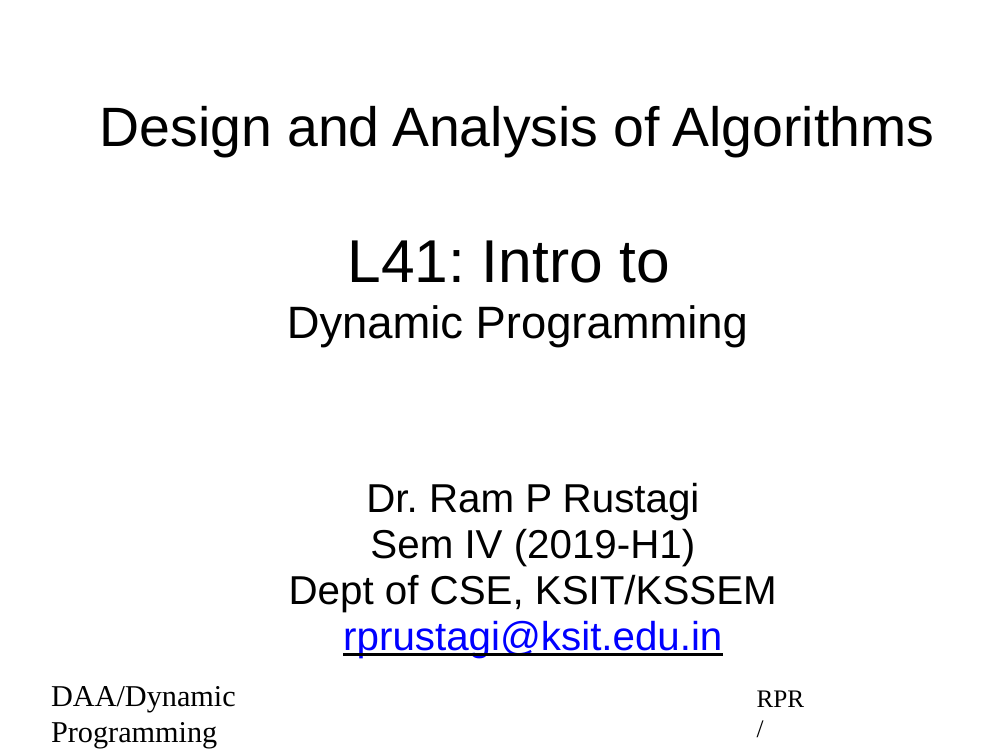
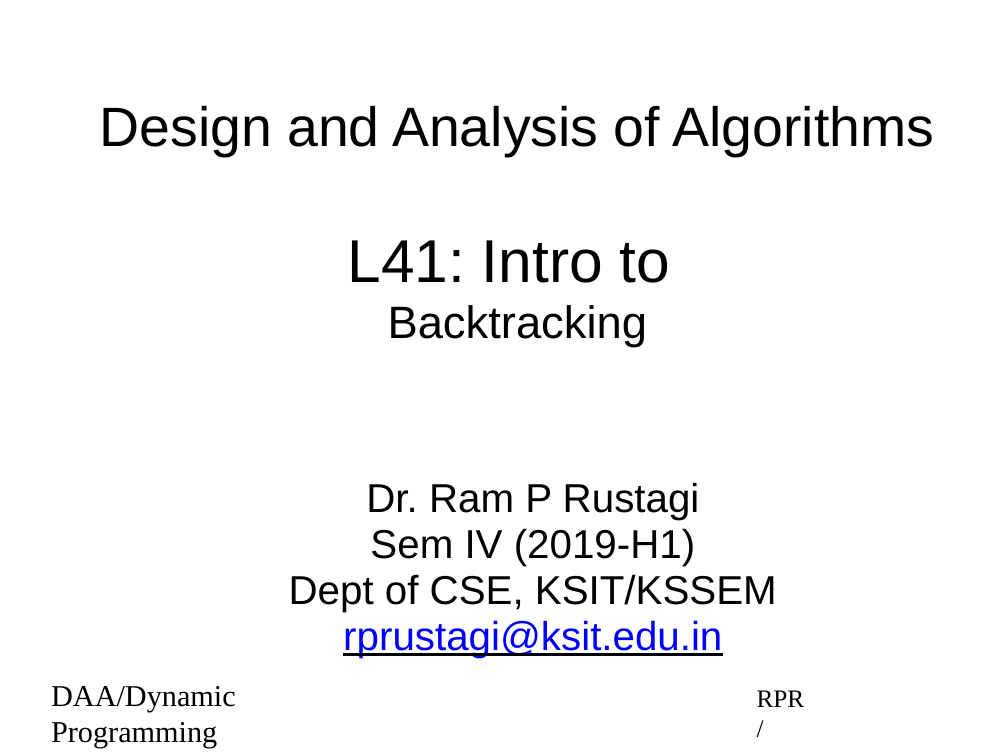
Before and after one commit to rprustagi/2019-17CS43-DAA, a slide deck: slide 1 of Slides-RPR/2019-H1-DAA-L41-BackTrack-Intro.pptx. Drawn at 1008x756 pixels with LibreOffice and Linux fonts; fonts in the diff are those of the drawing. Boxes give left, top, right and bottom in pixels: in the first picture for what was removed or moved away, otherwise in the second. Text is boxed around its words. In the diff, an @@ line names an element or a change of style, - is before the commit and + after.

```diff
--- a/Slides-RPR/2019-H1-DAA-L41-BackTrack-Intro.pptx
+++ b/Slides-RPR/2019-H1-DAA-L41-BackTrack-Intro.pptx
@@ title at bbox=[388, 305, 648, 347]: text changed @@
-Dynamic Programming
+Backtracking
```
Also in this commit, not shown: 2 other slides changed, 1 slide added, 2 other files.
